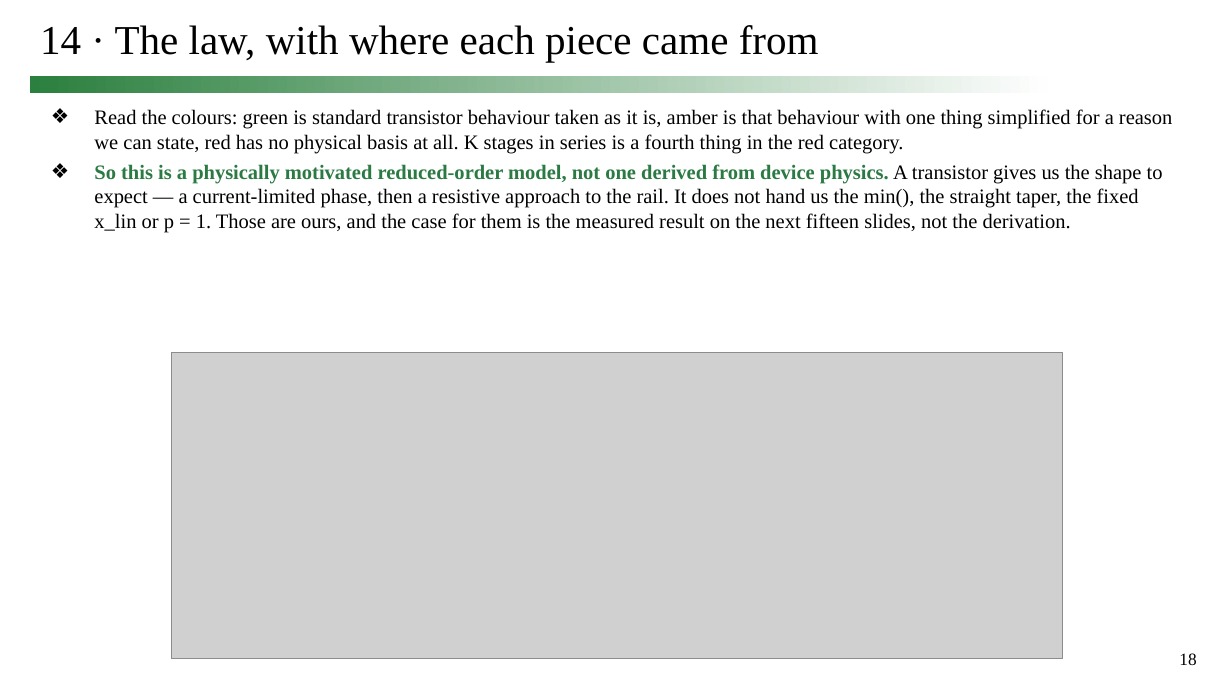
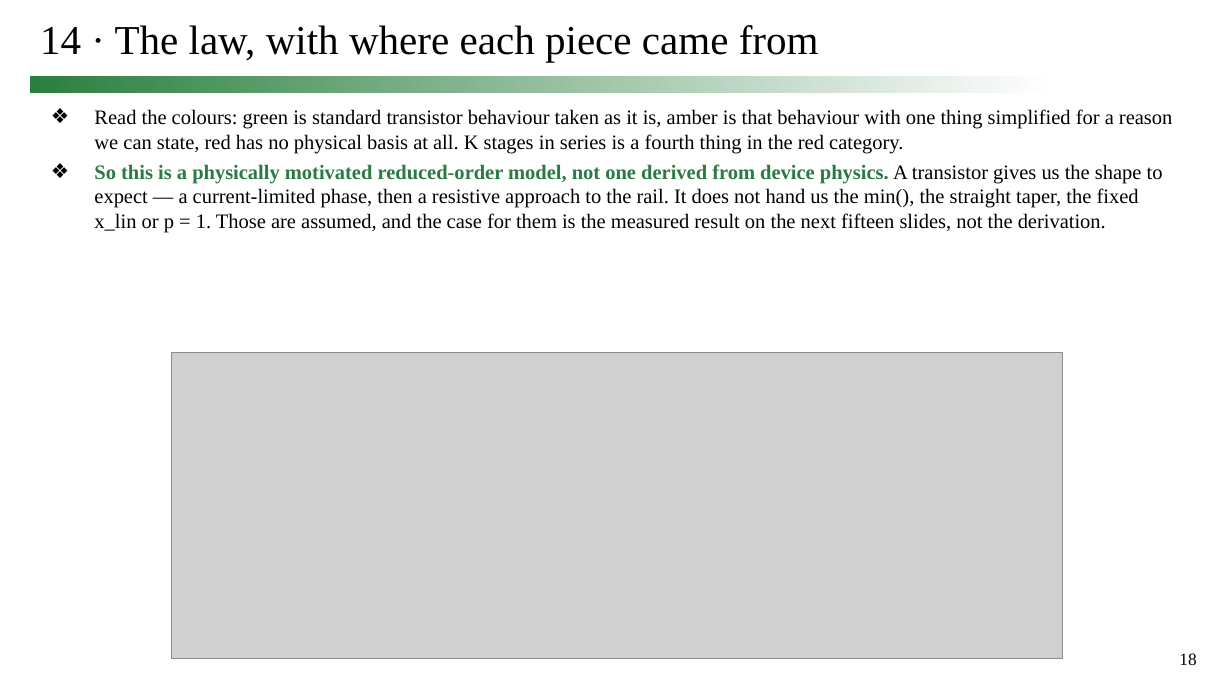
Before and after one commit to simon9721/ibis_comparison, a slide deck: slide 18 of results/meeting_deck_2026-09-24/0924_track1_story.pptx. Drawn at 1232x693 pixels with LibreOffice and Linux fonts; fonts in the diff are those of the drawing; grey boxes stand for pictures. Boxes give left, top, right and bottom in pixels: in the first picture for what was removed or moved away, otherwise in the second. Text is boxed around its words. In the diff, an @@ line names an element or a change of style, - is before the commit and + after.

```diff
--- a/results/meeting_deck_2026-09-24/0924_track1_story.pptx
+++ b/results/meeting_deck_2026-09-24/0924_track1_story.pptx
@@ text at box(94, 164, 1163, 233): text changed @@
-❖ So this is a physically motivated reduced-order model, not one derived from device physics. A transistor gives us the shape to expect — a current-limited phase, then a resistive approach to the rail. It does not hand us the min(), the straight taper, the fixed x_lin or p = 1. Those are ours, and the case for them is the measured result on the next fifteen slides, not the derivation.
+❖ So this is a physically motivated reduced-order model, not one derived from device physics. A transistor gives us the shape to expect — a current-limited phase, then a resistive approach to the rail. It does not hand us the min(), the straight taper, the fixed x_lin or p = 1. Those are assumed, and the case for them is the measured result on the next fifteen slides, not the derivation.
```
Also in this commit, not shown: 13 other slides changed, 15 other files.
